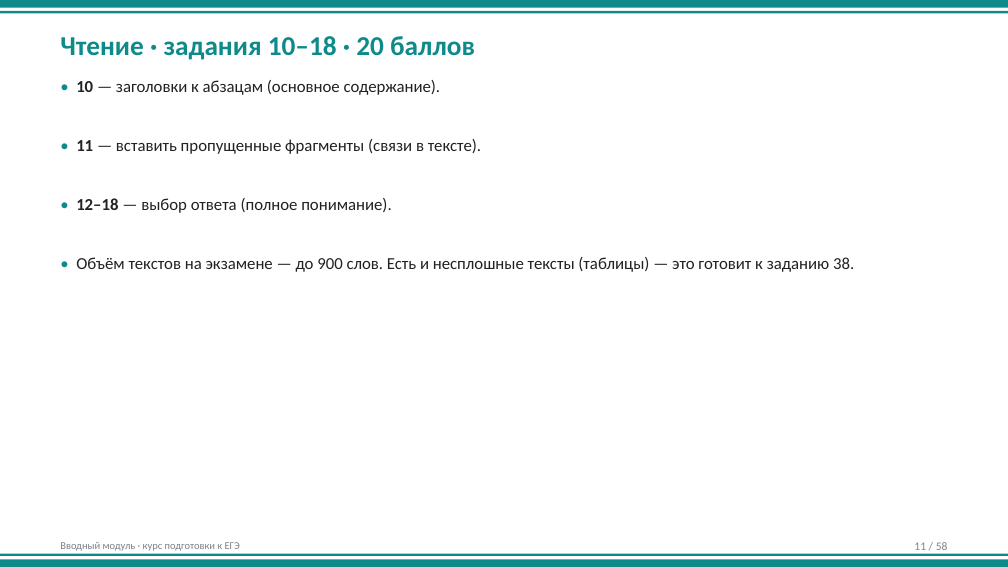
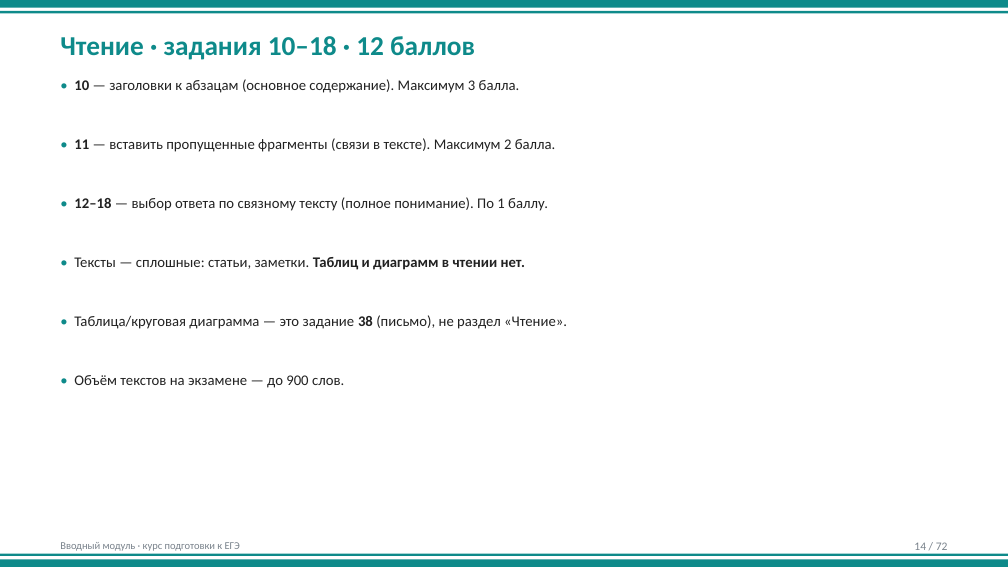
Before and after one commit to munlightshadow/music, a slide deck: slide 14 of ege-english-course/03-curriculum/intro-student/вводный-модуль.pptx (slide 11 before the commit). Drawn at 1008x567 pixels with LibreOffice and Linux fonts; fonts in the diff are those of the drawing. Boxes give left, top, right and bottom in pixels: in the first picture for what was removed or moved away, otherwise in the second. Text is boxed around its words. In the diff, an @@ line names an element or a change of style, - is before the commit and + after.

```diff
--- a/ege-english-course/03-curriculum/intro-student/вводный-модуль.pptx
+++ b/ege-english-course/03-curriculum/intro-student/вводный-модуль.pptx
@@ text at (60, 36, 475, 60): text changed @@
-Чтение · задания 10–18 · 20 баллов
+Чтение · задания 10–18 · 12 баллов
@@ text at (74, 79, 520, 93): text changed; size 16 to 14 pt @@
-• 10 — заголовки к абзацам (основное содержание).
+• 10 — заголовки к абзацам (основное содержание). Максимум 3 балла.
@@ text at (74, 138, 556, 152): text changed; size 16 to 14 pt @@
-• 11 — вставить пропущенные фрагменты (связи в тексте).
+• 11 — вставить пропущенные фрагменты (связи в тексте). Максимум 2 балла.
@@ text at (74, 197, 548, 211): text changed; size 16 to 14 pt @@
-• 12–18 — выбор ответа (полное понимание).
+• 12–18 — выбор ответа по связному тексту (полное понимание). По 1 баллу.
@@ text at (74, 257, 526, 270): text changed; size 16 to 14 pt @@
-• Объём текстов на экзамене — до 900 слов. Есть и несплошные тексты (таблицы) — это готовит к заданию 38.
+• Тексты — сплошные: статьи, заметки. Таблиц и диаграмм в чтении нет.
@@ text added at (74, 315, 567, 329), 14 pt, text #222222 @@
+• Таблица/круговая диаграмма — это задание 38 (письмо), не раздел «Чтение».
@@ text added at (74, 375, 344, 388), 14 pt, text #222222 @@
+• Объём текстов на экзамене — до 900 слов.
@@ text at (914, 542, 948, 550): text changed @@
-11 / 58
+14 / 72
```
Also in this commit, not shown: 51 other slides changed, 20 slides added, 6 slides removed, 38 other files.
